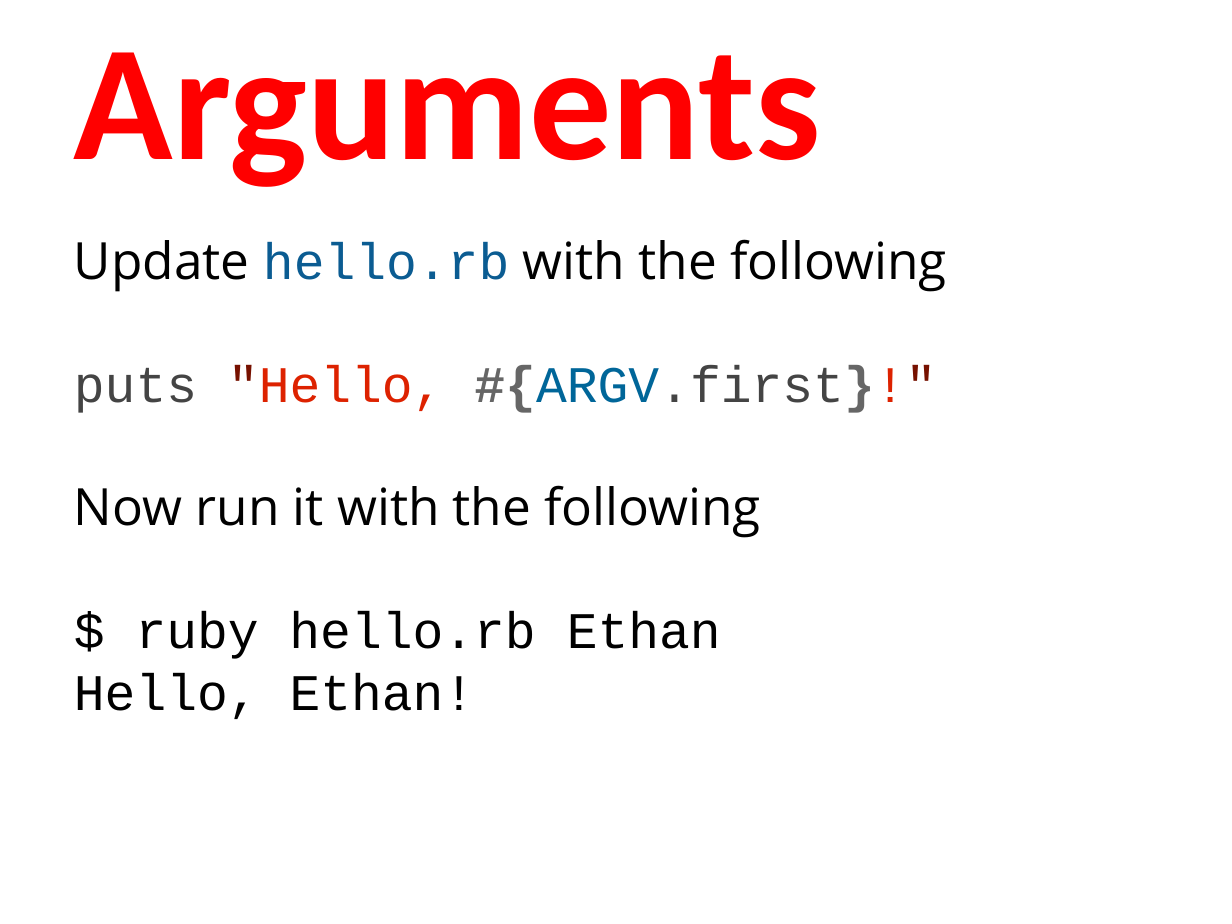
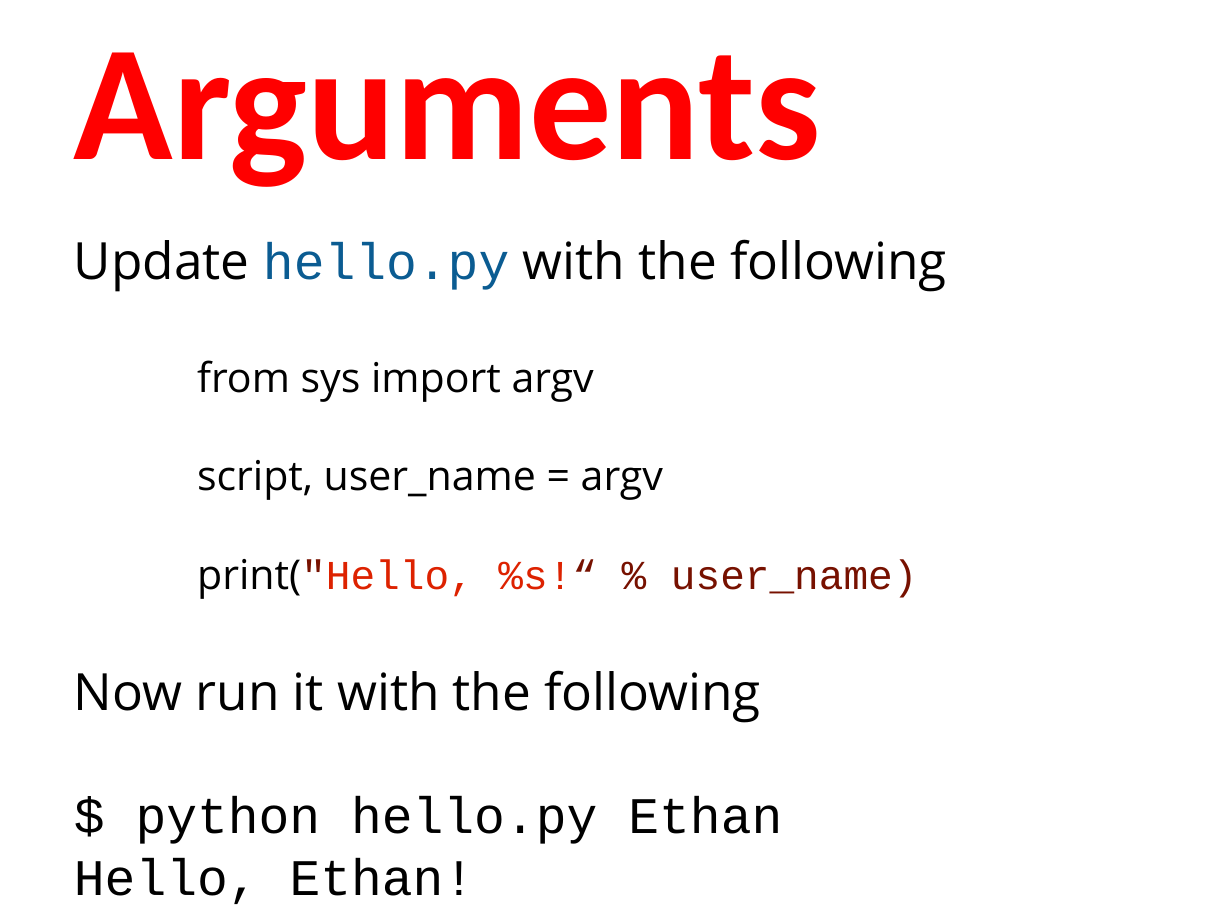
Before and after one commit to humanitiesprogramming/slides, a slide deck: slide 23 of 2017/python/B Done - ish/Python - Programming Concepts II.pptx. Drawn at 1232x924 pixels with LibreOffice and Linux fonts; fonts in the diff are those of the drawing. Boxes give left, top, right and bottom in pixels: in the first picture for what was removed or moved away, otherwise in the second. Text is boxed around its words. In the diff, an @@ line names an element or a change of style, - is before the commit and + after.

```diff
--- a/2017/python/B Done - ish/Python - Programming Concepts II.pptx
+++ b/2017/python/B Done - ish/Python - Programming Concepts II.pptx
@@ text at <box>74,239,947,599</box>: text changed; size 30 to 24 pt; font Courier New to Open Sans @@
-Update hello.rb with the following
-puts "Hello, #{ARGV.first}!"
+Update hello.py with the following
+from sys import argv
+script, user_name = argv
+print("Hello, %s!“ % user_name)
@@ text at <box>136,796,782,844</box>: text changed @@
-$ ruby hello.rb Ethan
+$ python hello.py Ethan
```
Also in this commit, not shown: 7 other slides changed.
